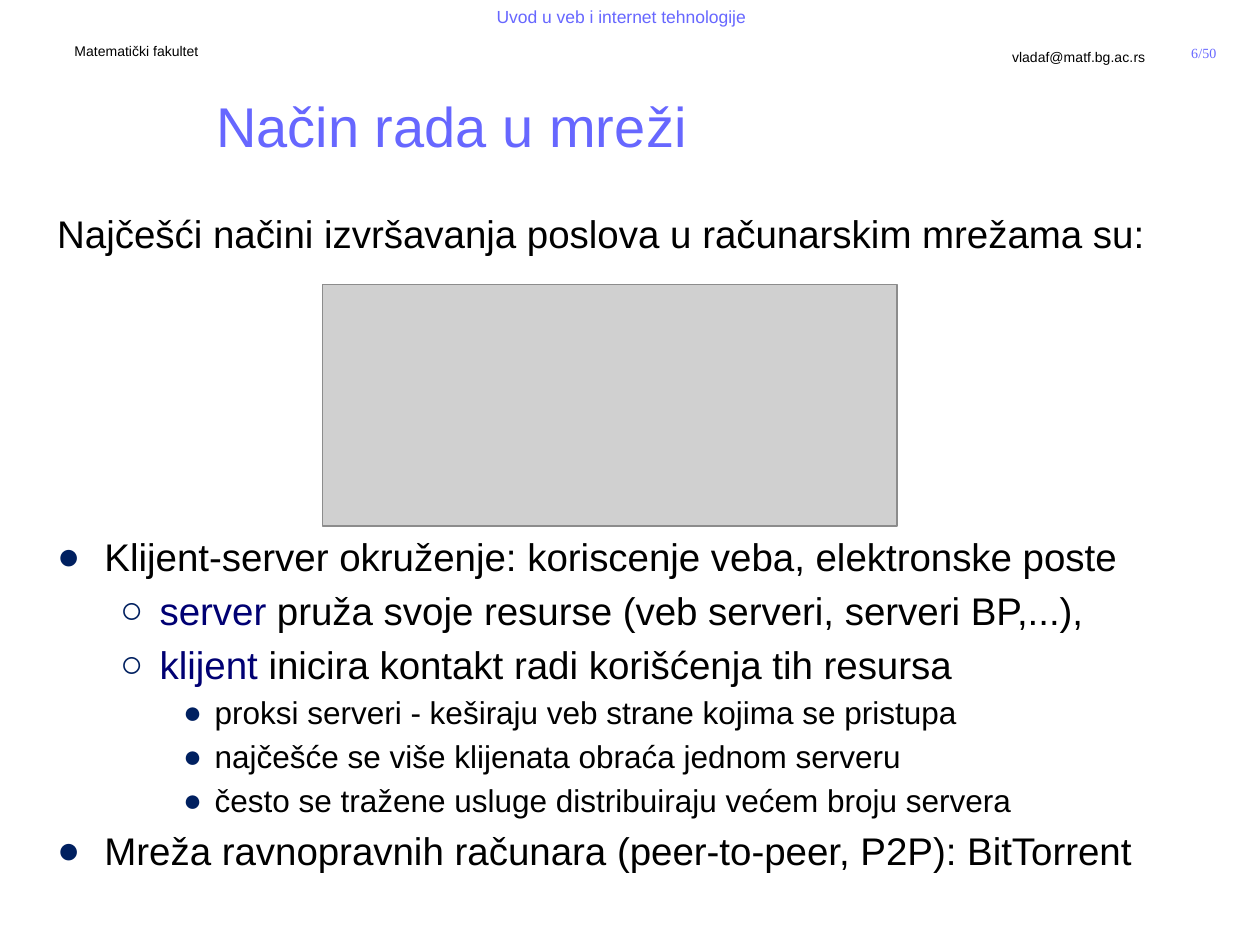
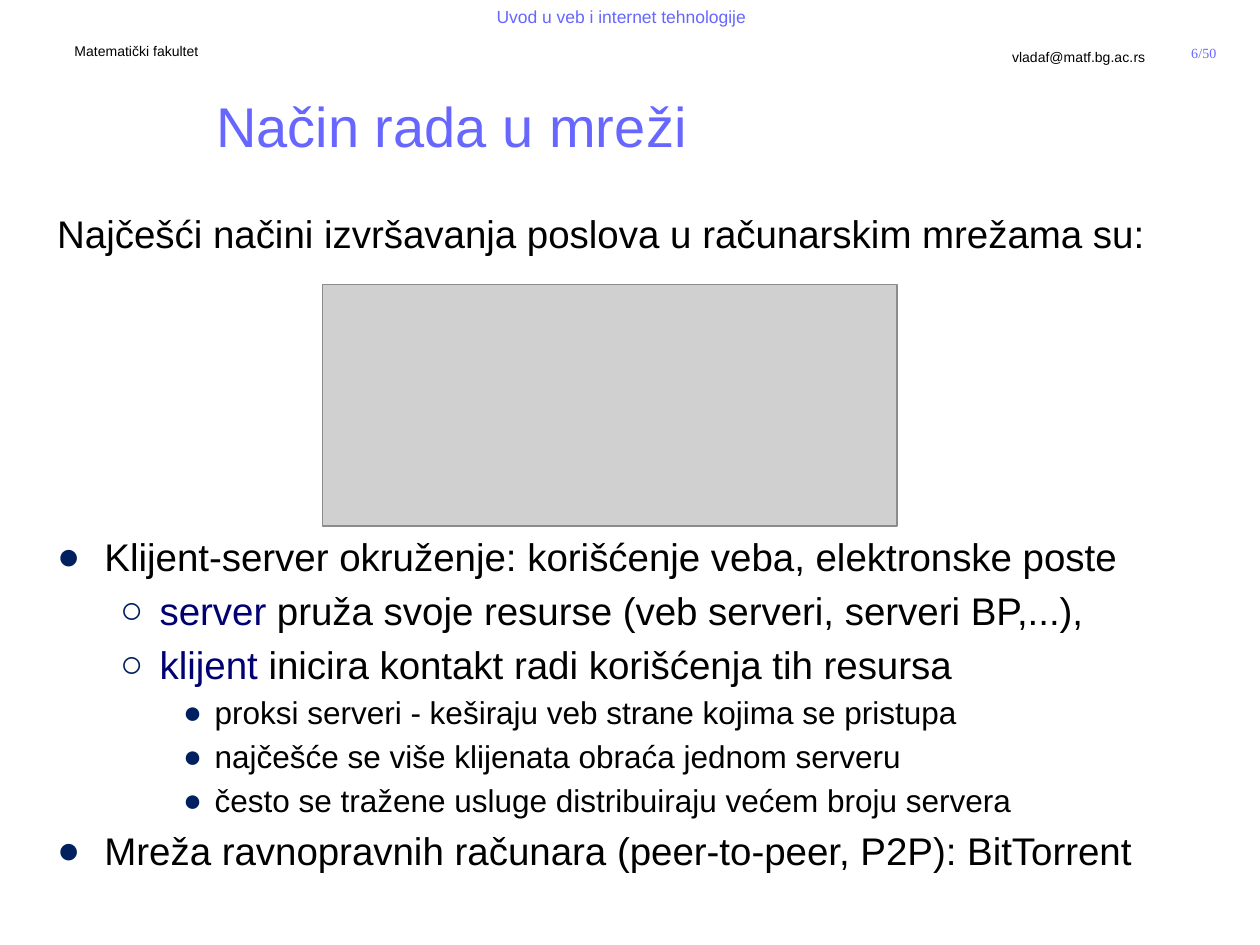
Before and after one commit to MatfUVIT/info, a slide deck: slide 6 of predavanja/prezentacije/2020-21/02 - Uvod u racunarske mreze.pptx. Drawn at 1260x945 pixels with LibreOffice and Linux fonts; fonts in the diff are those of the drawing; grey boxes stand for pictures; background and template pictures are left out. Boxes give left, top, right and bottom in pixels: in the first picture for what was removed or moved away, otherwise in the second. Text is boxed around its words. In the diff, an @@ line names an element or a change of style, - is before the commit and + after.

```diff
--- a/predavanja/prezentacije/2020-21/02 - Uvod u racunarske mreze.pptx
+++ b/predavanja/prezentacije/2020-21/02 - Uvod u racunarske mreze.pptx
@@ text at [104, 542, 1117, 579]: text changed @@
-● Klijent-server okruženje: koriscenje veba, elektronske poste
+● Klijent-server okruženje: korišćenje veba, elektronske poste
```
Also in this commit, not shown: 1 other slide changed, 13 other files.
